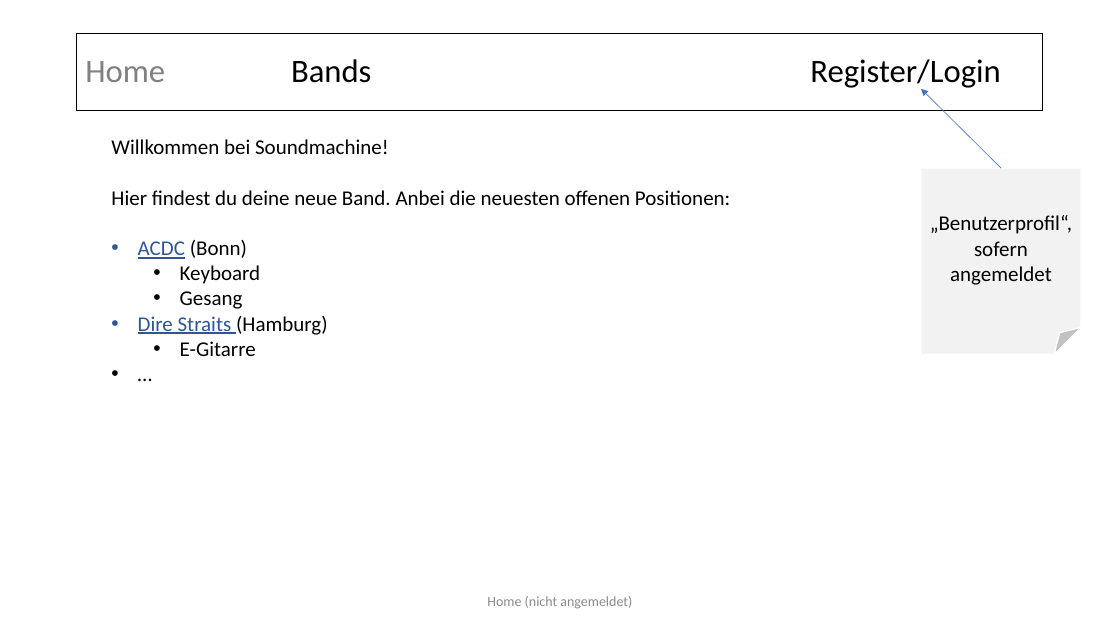
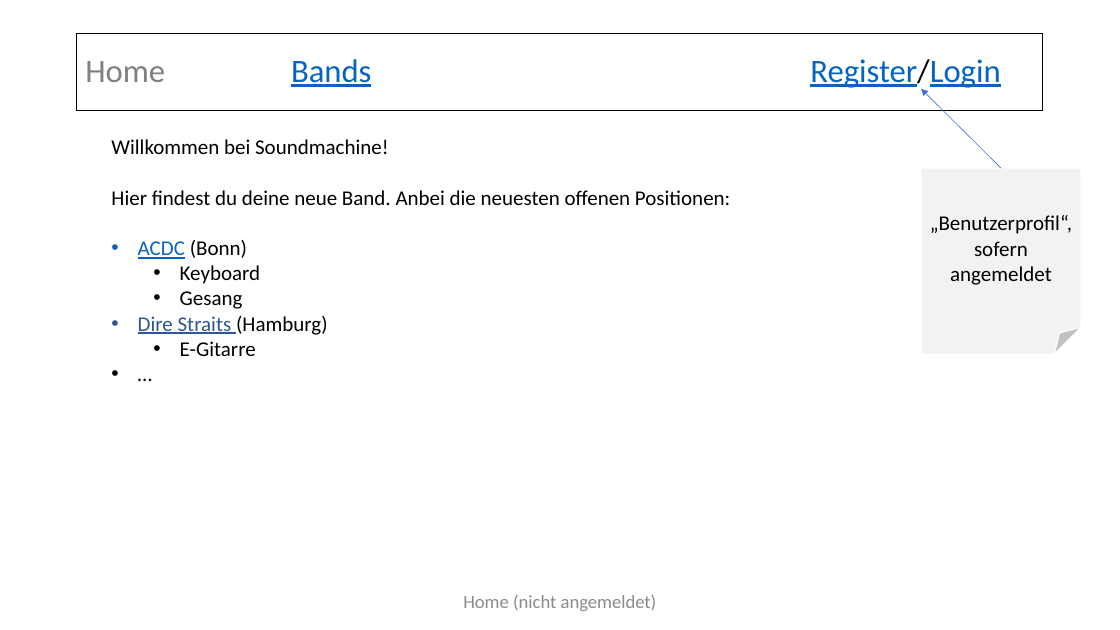
Before and after one commit to WCS-Java-Training-Bonn-2019/where-is-my-band, a slide deck: slide 2 of Projektdokumentation/MockflowSoundmachine.pptx. Drawn at 1120x630 pixels with LibreOffice and Linux fonts; fonts in the diff are those of the drawing. Boxes give left, top, right and bottom in pixels: in the first picture for what was removed or moved away, otherwise in the second. Text is boxed around its words. In the diff, an @@ line names an element or a change of style, - is before the commit and + after.

```diff
--- a/Projektdokumentation/MockflowSoundmachine.pptx
+++ b/Projektdokumentation/MockflowSoundmachine.pptx
@@ title "Home Bands Register/Login" at [77,34,1044,111]: text colour #000000 to #0563C1, underline on in "Bands Register/Login" @@
@@ text at [138,240,247,259]: text colour #2F5597 to #0563C1 in "ACDC" @@
@@ text "Home (nicht angemeldet)" at [463,595,657,611]: size 12 to 16 pt @@
```
Also in this commit, not shown: 4 other slides changed, 5 slides added, 1 other file.
